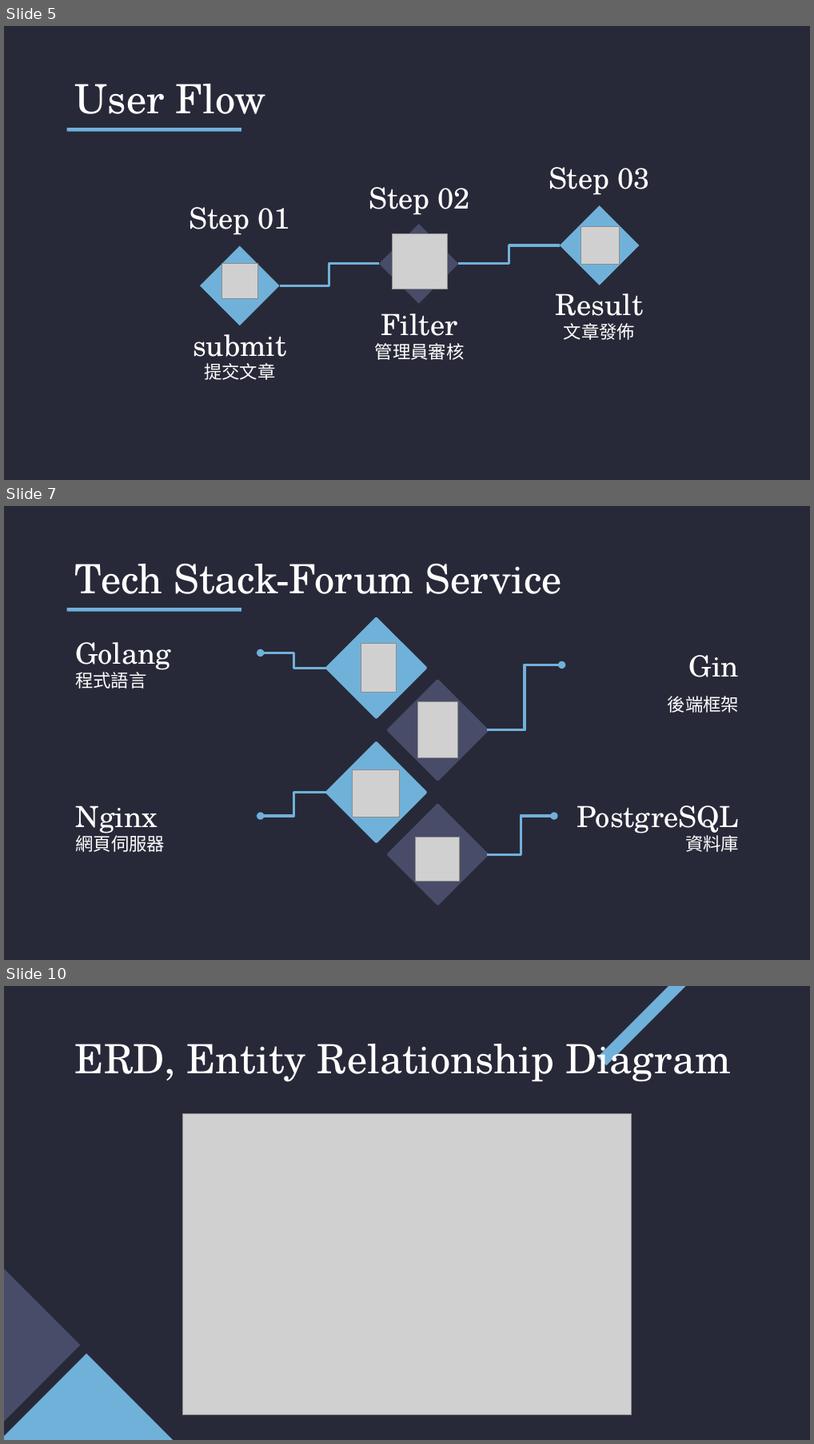
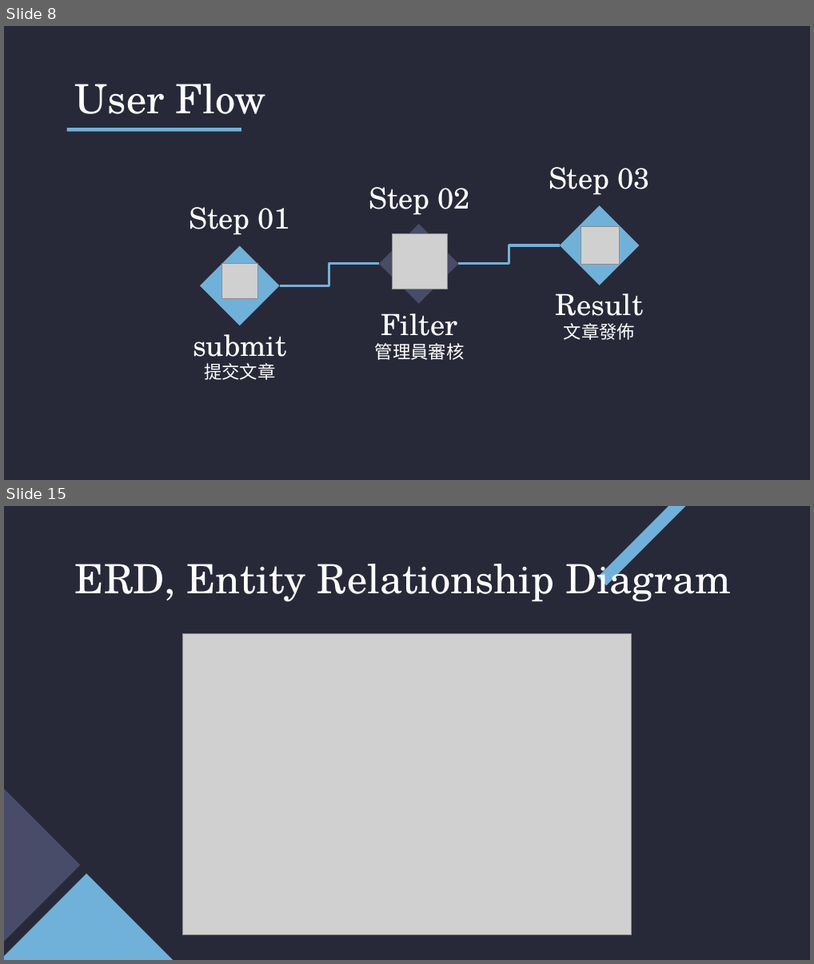
Before and after one commit to Kevin-Shen-and-Cipher/course-forum-presentation, a slide deck: 第一組-Course Forum.pptx. Shown one above the other, each under a label of ours: slides 5, 7 and 10 before the commit, slides 8 and 15 after it; the slides between them are not shown. The pictures are 814x1444 and 814x964 pixels, drawn with LibreOffice and Linux fonts; fonts in the diff are those of the drawing; grey boxes stand for pictures. Boxes give left, top, right and bottom in pixels: in the first picture for what was removed or moved away, otherwise in the second. Text is boxed around its words. In the diff, an @@ line names an element or a change of style, - is before the commit and + after.

```diff
--- a/第一組-Course Forum.pptx
+++ b/第一組-Course Forum.pptx
@@ slide 7 removed at <box>4,506,810,960</box>, background #282938; not listed: 1 template element that a slide beside it also shows @@
@@ title removed at <box>75,564,562,594</box> @@
-Tech Stack-Forum Service
@@ text removed at <box>75,642,171,673</box> @@
-Golang
@@ picture removed at <box>362,644,397,692</box> @@
@@ text removed at <box>75,672,146,688</box> @@
-程式語言
@@ elbow arrow removed from (326, 668) to (261, 652) @@
@@ elbow arrow removed from (488, 730) to (562, 665) @@
@@ text removed at <box>690,655,739,677</box> @@
-Gin
@@ text removed at <box>668,696,739,712</box> @@
-後端框架
@@ picture removed at <box>418,702,458,759</box> @@
@@ picture removed at <box>352,769,400,816</box> @@
@@ elbow arrow removed from (326, 792) to (261, 816) @@
@@ text removed at <box>75,805,157,836</box> @@
-Nginx
@@ group removed at <box>326,618,488,904</box>: 4 diamonds @@
@@ elbow arrow removed from (488, 854) to (554, 816) @@
@@ text removed at <box>577,805,739,836</box> @@
-PostgreSQL
@@ text removed at <box>75,832,165,852</box> @@
-網頁伺服器
@@ picture removed at <box>416,836,460,880</box> @@
@@ text removed at <box>686,832,739,852</box> @@
-資料庫
@@ what was slide 5 is now slide 8 @@
@@ what was slide 10 is now slide 15 @@
```
Also in this commit, not shown: 5 slides changed, 6 slides added, 15 other files.
